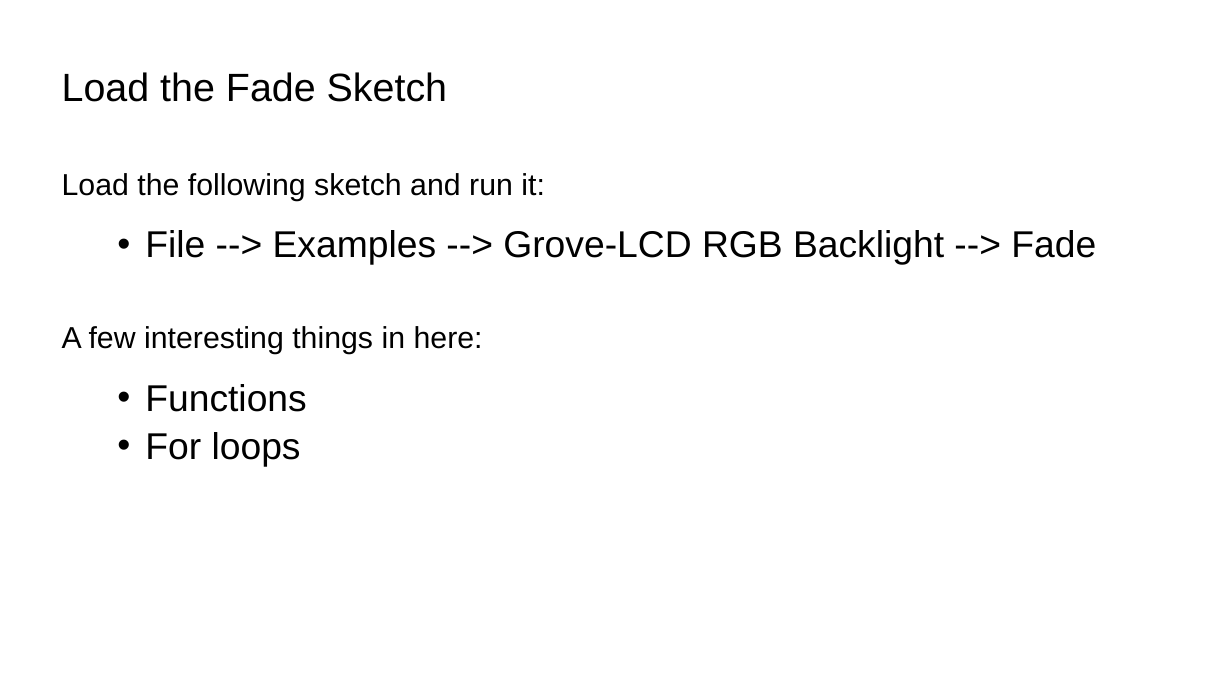
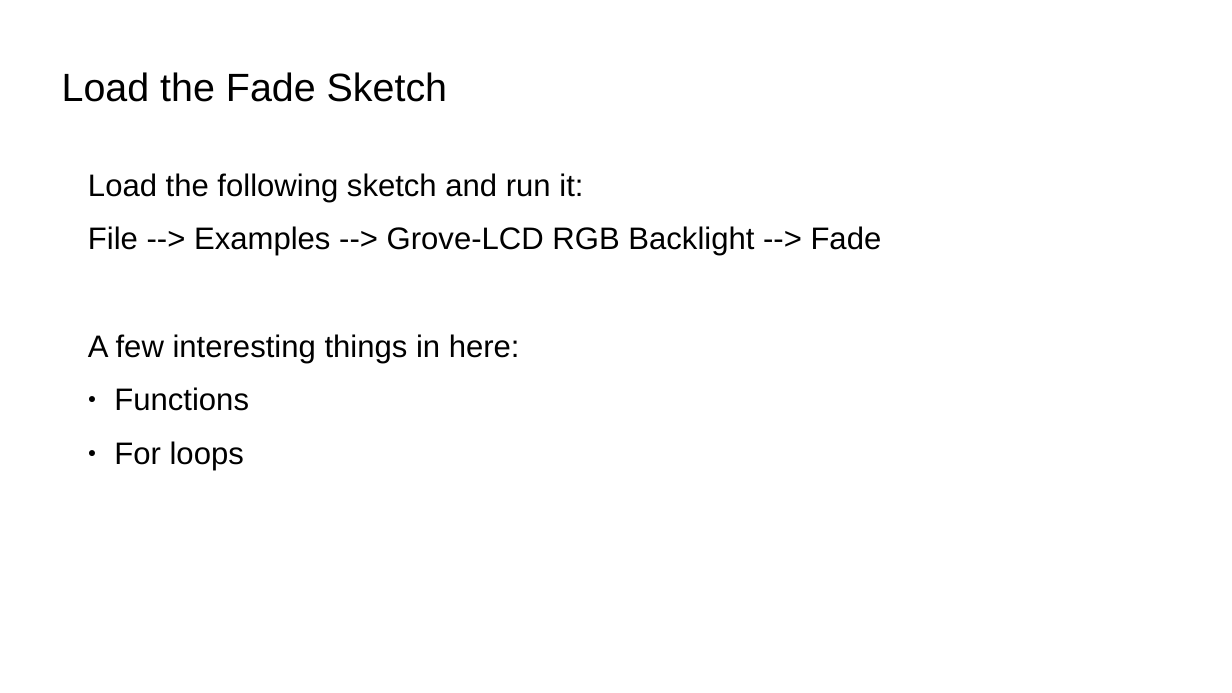
Before and after one commit to bradakelly/ArduinoDevelopmentWorkshop, a slide deck: slide 16 of CourseSlideshow.odp. Drawn at 1232x693 pixels with LibreOffice and Linux fonts; fonts in the diff are those of the drawing; background and template pictures are left out. Boxes give left, top, right and bottom in pixels: in the first picture for what was removed or moved away, otherwise in the second. Text is boxed around its words. In the diff, an @@ line names an element or a change of style, - is before the commit and + after.

Commit message:
Formatted code sections for coloring

```diff
--- a/CourseSlideshow.odp
+++ b/CourseSlideshow.odp
@@ text "Load the following sketch and ..." moved from (x1=62, y1=173, x2=1096, y2=466) to (x1=88, y1=173, x2=882, y2=471) @@
@@ text "Load the following sketch and ..." at (x1=88, y1=173, x2=882, y2=471): size 19.5 to 20 pt in "Load the following sketch and run it:", "A few interesting things in here:"; size 24 to 20 pt in "File --> Examples --> Grove-LCD RGB Backlight ...", "Functions", "For loops"; bullet • to none; list level 2 to 1 in "File --> Examples --> Grove-LCD ..."; line spacing 0.9 to 1; bullet • to ●; list level 2 to 1 in "Functions"; list level 2 to 1 in "For loops" @@
```
Also in this commit, not shown: 6 other slides changed.
